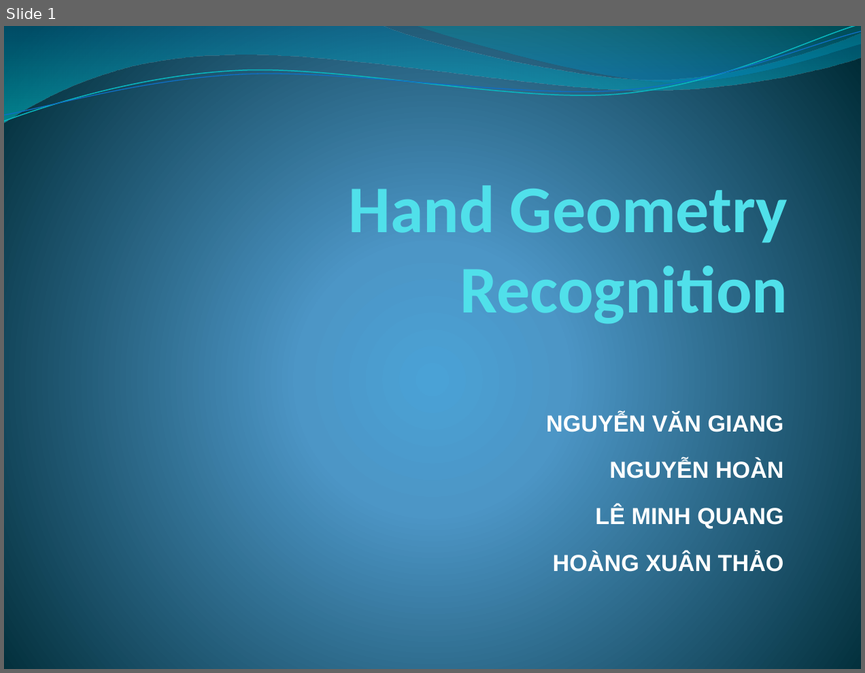
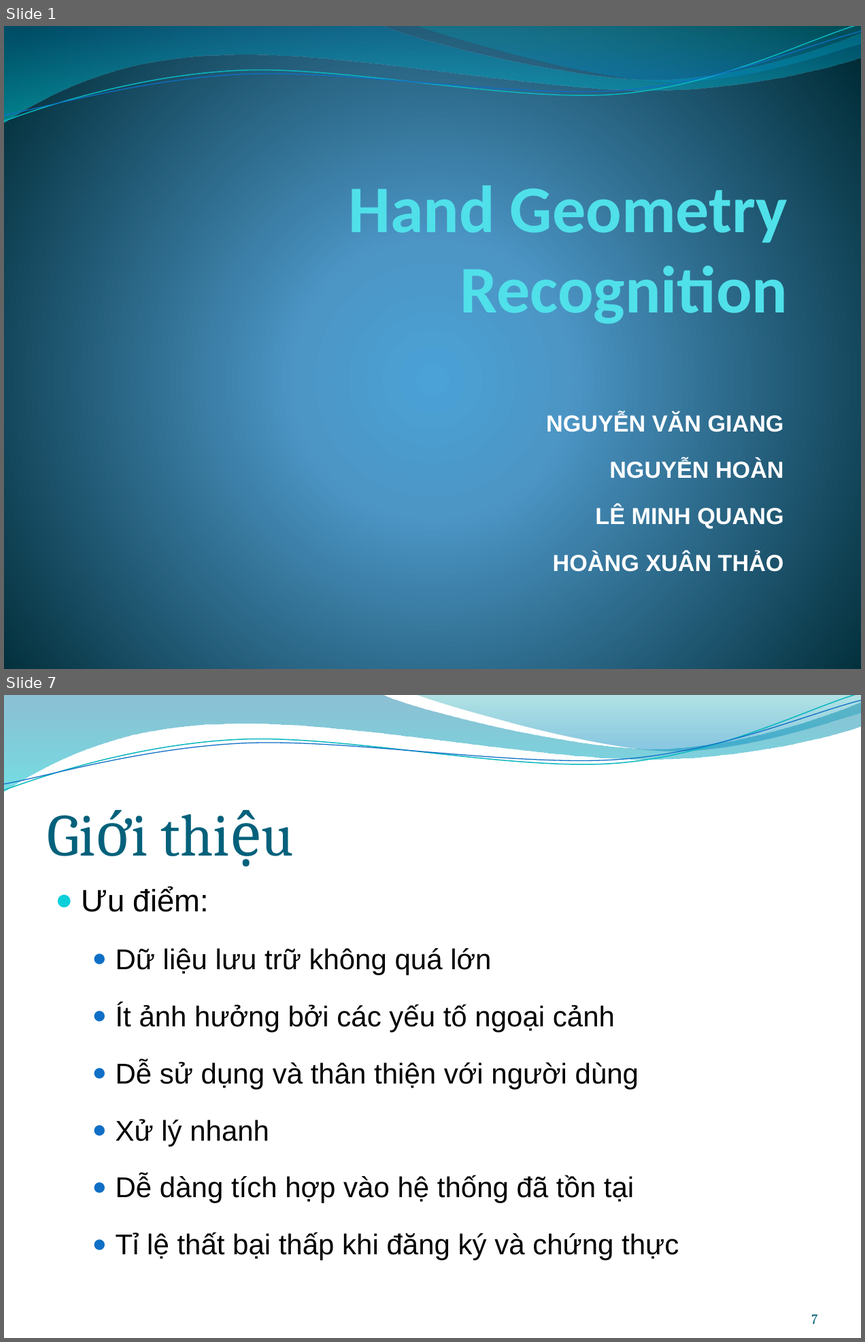
Before and after one commit to trianindiaputra/handgeometry, a slide deck: Documentation/presentation.pptx. Shown one above the other, each under a label of ours: slide 1 before the commit, slides 1 and 7 after it; the slides between them are not shown. The pictures are 865x673 and 865x1342 pixels, drawn with LibreOffice and Linux fonts; fonts in the diff are those of the drawing; background and template pictures are left out. Boxes give left, top, right and bottom in pixels: in the first picture for what was removed or moved away, otherwise in the second. Text is boxed around its words. In the diff, an @@ line names an element or a change of style, - is before the commit and + after.

```diff
--- a/Documentation/presentation.pptx
+++ b/Documentation/presentation.pptx
@@ slide 7 added at [4,695,861,1338], background picture (left out); not listed: 4 template elements that a slide beside it also shows @@
@@ title added at [47,761,818,868], 50 pt, text #04617B @@
+Giới thiệu
@@ text added at [81,887,679,1260], 24 pt, text #000000 @@
+● Ưu điểm:
+  ● Dữ liệu lưu trữ không quá lớn
+  ● Ít ảnh hưởng bởi các yếu tố ngoại cảnh
+  ● Dễ sử dụng và thân thiện với người dùng
+  ● Xử lý nhanh
+  ● Dễ dàng tích hợp vào hệ thống đã tồn tại
+  ● Tỉ lệ thất bại thấp khi đăng ký và chứng thực
@@ page number added at [811,1314,818,1324], 12 pt, text #045D75 @@
+7
```
Also in this commit, not shown: 5 slides changed, 12 other slides added, 1 slide removed, 1 other file.
